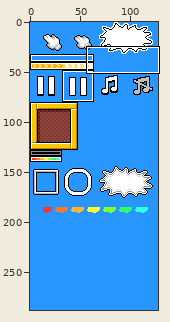
A sprite sheet gets an edit: happydash.gmx/gfx/sprHud.png. The picture above shows the old version from afar; the outline marks the close-up.
Close-up. Before:
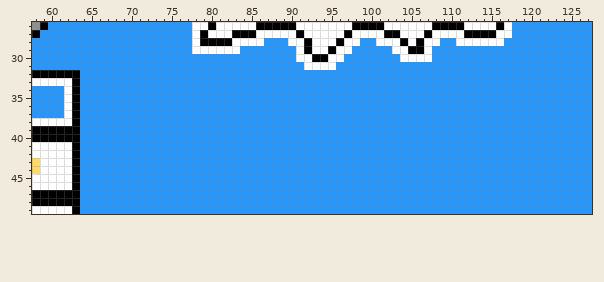
The file is 128x288 pixels. Shown: x 58..127, y 26..49.
After:
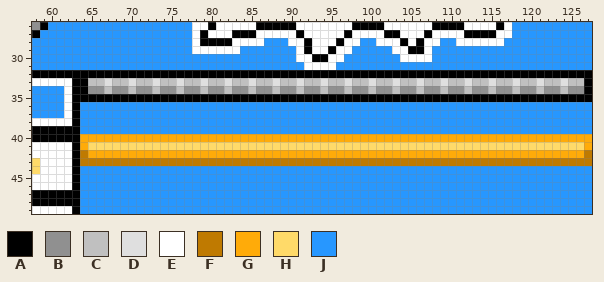
Palette (. is transparent): A #000000  B #909090  C #c0c0c0  D #dfdfdf  E #ffffff  F #bf7a01  G #ffab09  H #ffda69  J #2797ff
What changed:
Changed rows in their new state; - is an unchanged pixel.
first column x 64:
32 AAAAAAAAAAAAAAAAAAAAAAAAAAAAAAAAAAAAAAAAAAAAAAAAAAAAAAAAAAAAAAAA
33 ACCDCCDCCDCCDCCDCCDCCDCCDCCDCCDCCDCCDCCDCCDCCDCCDCCDCCDCCDCCDCCA
34 ABBCBBCBBCBBCBBCBBCBBCBBCBBCBBCBBCBBCBBCBBCBBCBBCBBCBBCBBCBBCBBA
35 AAAAAAAAAAAAAAAAAAAAAAAAAAAAAAAAAAAAAAAAAAAAAAAAAAAAAAAAAAAAAAAA
first column x 64:
40 GGGGGGGGGGGGGGGGGGGGGGGGGGGGGGGGGGGGGGGGGGGGGGGGGGGGGGGGGGGGGGGG
41 GHHHHHHHHHHHHHHHHHHHHHHHHHHHHHHHHHHHHHHHHHHHHHHHHHHHHHHHHHHHHHHG
42 FGGGGGGGGGGGGGGGGGGGGGGGGGGGGGGGGGGGGGGGGGGGGGGGGGGGGGGGGGGGGGGF
43 FFFFFFFFFFFFFFFFFFFFFFFFFFFFFFFFFFFFFFFFFFFFFFFFFFFFFFFFFFFFFFFF
Changed places in both close-ups, as pixel boxes (x1, y1, x2, y2):
changed: (80, 70, 592, 166)
